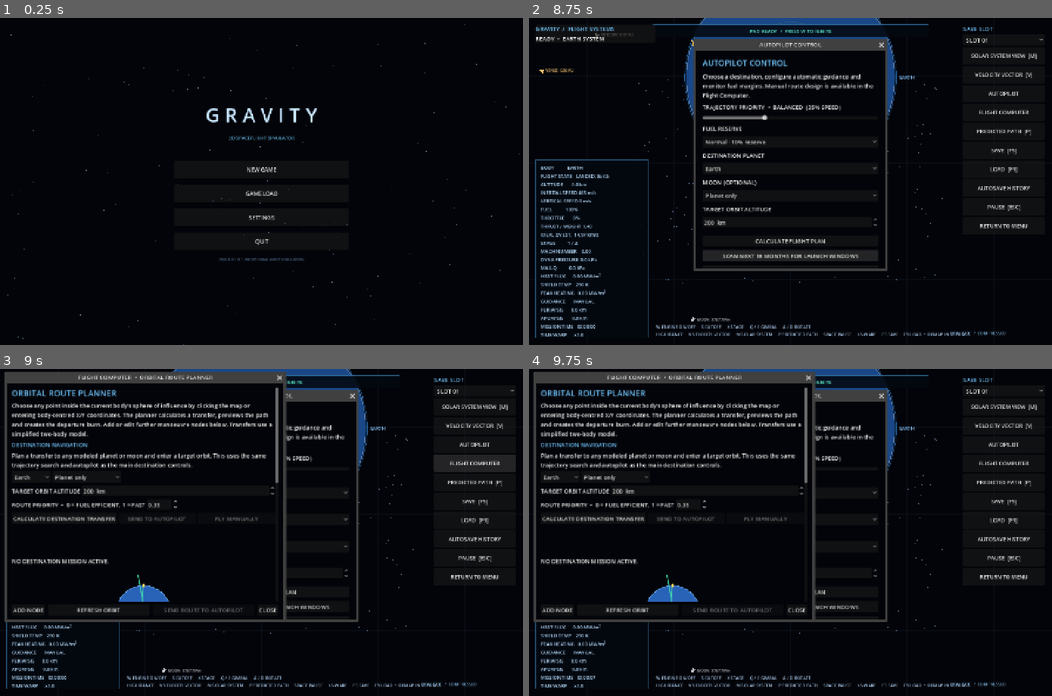
Above: before the commit, frames 1-4 (two rows, left to right).
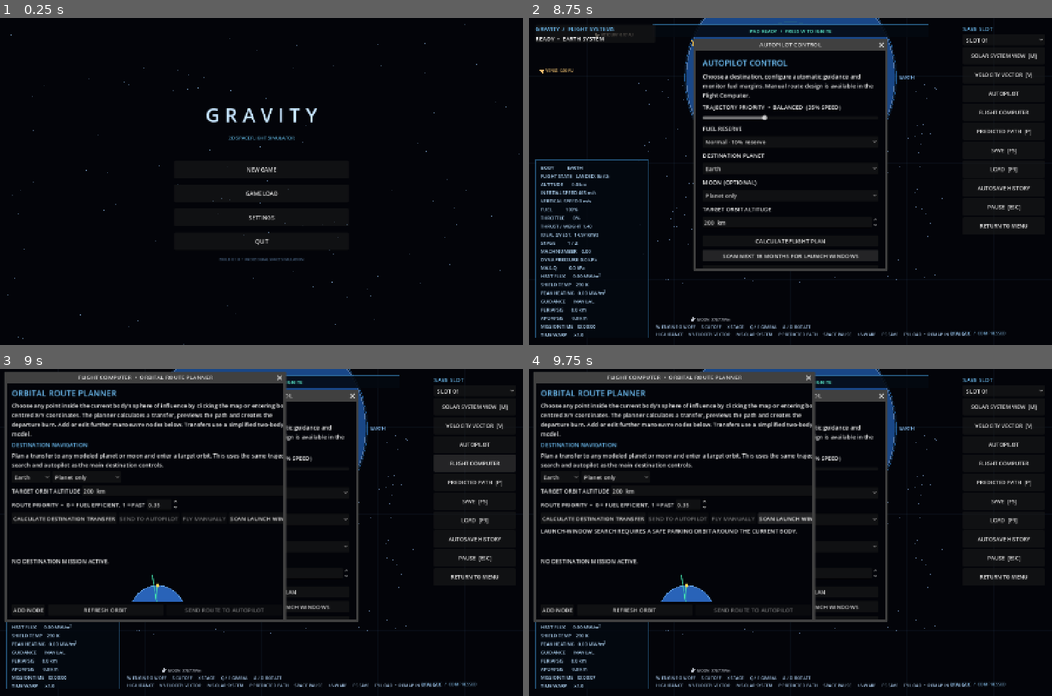
Above: after the commit, the same moments.

Repository: Blagos1195/Gravity-simulator
Game: Godot game, scene res://scenes/main.tscn
The game is run twice, just before and just after one commit, with the same random seed, the same clock (stepped at 60 frames per second) and the same inputs.
Inputs (mouse positions are in pixels of both pictures, inside the frame that each line leads up to):
- Up to frame 1 (0.25 s): no input
- Up to frame 2 (8.75 s): click "NEW GAME" at 0.5 s; click "CONTINUE TO ROCKET BUILDER" at 1.25 s; click "LAUNCH VEHICLE" at 2 s; click "SLOT 01" at 2.75 s; click "SOLAR SYSTEM VIEW [M]" at 3.5 s; click "VELOCITY VECTOR [V]" at 4.25 s; click "AUTOPILOT" at 5 s; click "Normal · 10% reserve" at 5.75 s; click "Normal · 10% reserve" at 6.5 s; click "SCAN NEXT 18 MONTHS FOR LAUNC…" at 7.25 s; click "SCAN NEXT 18 MONTHS FOR LAUNC…" at 8 s
- Up to frame 3 (9 s): click "FLIGHT COMPUTER" at 8.75 s
- Up to frame 4 (9.75 s): click (795, 519) at 9.5 s, where only the run after the commit has a clickable "SCAN LAUNCH WINDOWS"

Frames 1-2 are identical in both runs. In frame 3, 2.4% of the frame differs, in the area x 2-55%, y 5-75%; in frame 4, 3.2%.

Commit message:
Add manual launch-window optimisation search

Diff:
--- a/Gravity/scripts/route_planner.gd
+++ b/Gravity/scripts/route_planner.gd
@@ -52,6 +52,7 @@
 var navigation_plot: OrbitPlot
 var navigation_engage_button: Button
 var manual_navigation_button: Button
+var launch_window_button: Button
 var navigation_cancel_button: Button
 var navigation_plan_valid := false
 var navigation_plan: Dictionary = {}
@@ -365,6 +366,10 @@
 	manual_navigation_button.size_flags_horizontal = Control.SIZE_EXPAND_FILL
 	manual_navigation_button.pressed.connect(_toggle_manual_destination_plan)
 	navigation_actions.add_child(manual_navigation_button)
+	launch_window_button = Button.new()
+	launch_window_button.text = "SCAN LAUNCH WINDOWS"
+	launch_window_button.pressed.connect(_scan_launch_windows)
+	navigation_actions.add_child(launch_window_button)
 	navigation_cancel_button = Button.new()
 	navigation_cancel_button.text = "CANCEL MISSION"
 	navigation_cancel_button.visible = false
@@ -1019,6 +1024,64 @@
 	]
 
 
+func _scan_launch_windows() -> void:
+	if not is_instance_valid(simulation) or bool(simulation.get("autopilot_enabled")):
+		return
+	var target_id := navigation_moon_dropdown.get_selected_id()
+	var target_name := FlightComputer.target_body_name(target_id)
+	var target_altitude := navigation_altitude_input.value * 1000.0
+	var current_position: Vector2 = simulation.get("rocket_position")
+	var current_body: Dictionary = simulation.call("_nearest_body_state", current_position)
+	var relative_position_now := current_position - Vector2(current_body.get("position", Vector2.ZERO))
+	var relative_velocity_now: Vector2 = simulation.get("velocity") - Vector2(current_body.get("velocity", Vector2.ZERO))
+	var current_orbit := FlightComputer.orbital_state(relative_position_now, relative_velocity_now, FlightComputer.G * float(current_body.get("mass", 0.0)))
+	var safe_altitude := FlightComputer.minimum_safe_orbit_altitude(str(current_body.get("name", "")), float(current_body.get("radius", 0.0)))
+	var stable_orbit := bool(current_orbit.get("bound", false)) and float(current_orbit.get("periapsis", 0.0)) > float(current_body.get("radius", 0.0)) + safe_altitude and float(current_orbit.get("apoapsis", INF)) < float(current_body.get("radius", 0.0)) + FlightComputer.maximum_stable_orbit_altitude(float(current_body.get("radius", 0.0)), float(current_body.get("soi", 0.0)))
+	if not stable_orbit:
+		navigation_report.text = "LAUNCH-WINDOW SEARCH REQUIRES A SAFE PARKING ORBIT AROUND THE CURRENT BODY."
+		return
+	var available := FlightComputer.INFINITE_FUEL_PLANNING_DELTA_V if bool(simulation.get("infinite_weightless_fuel")) else FlightComputer.available_delta_v(rocket_design, int(simulation.get("stage_index")), float(simulation.get("fuel"))) * (1.0 - float(simulation.get("autopilot_safety_margin")))
+	navigation_report.text = "SCANNING UP TO 540 DAYS OF DEPARTURE WINDOWS. This is a more expensive search than the immediate-transfer solver."
+	launch_window_button.disabled = true
+	var result := FlightComputer.scan_launch_windows(
+		current_position,
+		Vector2(simulation.get("velocity")),
+		float(simulation.get("sim_time")),
+		target_id,
+		available,
+		float(simulation.get("autopilot_speed_priority")),
+		540,
+		30,
+		target_altitude,
+		simulation.get("rocket_position_precise")
+	)
+	launch_window_button.disabled = false
+	if not bool(result.get("valid", false)):
+		navigation_plan_valid = false
+		navigation_engage_button.disabled = true
+		manual_navigation_button.disabled = true
+		navigation_report.text = "NO FEASIBLE DEPARTURE WINDOW FOUND.\n" + str(result.get("reason", "The scanned windows did not produce a valid route."))
+		return
+	navigation_plan = Dictionary(result.get("best", {})).duplicate(true)
+	navigation_plan["target_id"] = target_id
+	navigation_plan["target_name"] = target_name
+	navigation_plan["target_altitude"] = target_altitude
+	navigation_plan["local"] = false
+	navigation_plan_valid = true
+	var wait_days := float(navigation_plan.get("departure_wait_days", 0.0))
+	navigation_report.text = "BEST DEPARTURE WINDOW FOUND  •  %s\nWAIT: %.1f DAYS  •  DEPARTURE ΔV: %.0f m/s  •  ARRIVAL CAPTURE: %.0f m/s\nTOTAL ΔV: %.0f m/s  •  TRANSFER: %.1f DAYS  •  DATES CHECKED: %d\nThe manual plan will wait for this window, then guide you through departure and arrival burns. No engine control is automated." % [
+		target_name.to_upper(),
+		wait_days,
+		float(navigation_plan.get("departure_delta_v", 0.0)),
+		float(navigation_plan.get("capture_delta_v", 0.0)),
+		float(navigation_plan.get("total_delta_v", 0.0)),
+		float(navigation_plan.get("transfer_time", 0.0)) / 86400.0,
+		int(result.get("dates_checked", 0))
+	]
+	navigation_plot.visible = true
+	_update_navigation_plot()
+	_refresh_navigation_state()
+
 func _toggle_manual_destination_plan() -> void:
 	if not is_instance_valid(simulation):
 		return
